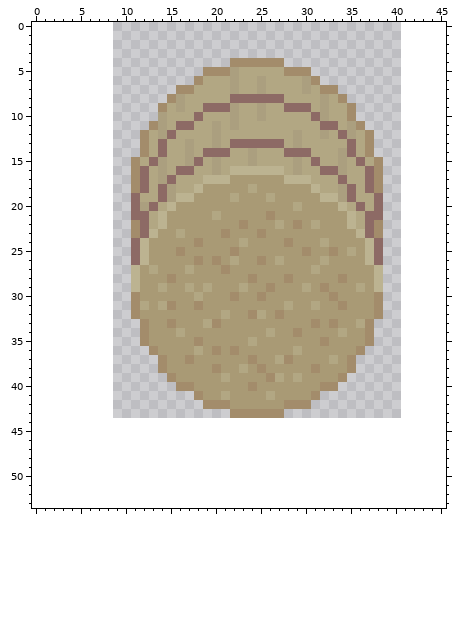
Pixel-art sprite -- assets/02_architecture/01_genericPieces/04_props/haybale.png. Above, as it was before the edit.
The file is 32x48 pixels. The old version is drawn lined up with the new one, on the new canvas.
New version:
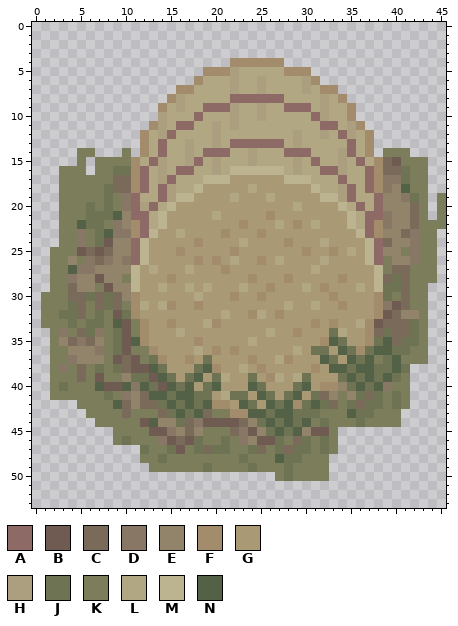
Palette (. is transparent): A #8d6a65  B #705b53  C #7a6a5a  D #887764  E #91846b  F #a38c6b  G #a99a75  H #ab9f7f  J #6e7354  K #7c7d5b  L #b2a783  M #bcb391  N #536247
The exact change:
canvas 32x48 -> 46x54, the old top-left corner now at 9,-4 (the part of the old canvas that was cut away was empty and is not shown)
@@ x 0..45 @@
 13 ............FLALLHLLHLAAAAAALHLLLLLALF........
-14 ............FLALLHLAAALLHLLLAAALLLHALF........
-15 ...........FLAHLLHALHLLLHLLLLHLALLHLALF.......
-16 ...........FALHLAALLHLMMMMMMLHLLAAHLLAF.......
-17 ...........FALHALLLMMMGGGGGGMMMLLLALLAF.......
-18 ...........FALAHLLMGGGGGLGGGGGGMLLHALAF.......
-19 ...........ALLAHMMGGGGLGGGLGGGGGMMHALLA.......
-20 ...........AHALMGGGGGGGGGGGGGLGGGGMLALA.......
-21 ...........AALMGGGGGLGGGGGFGGGGGGGGMLAA.......
-22 ...........FALMGGGGGGGGFGGGLGFGLGGGMLAF.......
-23 ...........FAMGGLGGGGFGGGFGGGGGGGGGGMAF.......
-24 ...........AMGGGGGFGGGGLGGGGFGGGLGGGGMA.......
-25 ...........AMGGGFGGGGGFGGGGGGGFGGFGLGMA.......
-26 ...........AMGGGGGFGFGLGGFGLGGGGLGGGGMA.......
-27 ...........MGLGGGLGGGFGGGGGGGGGLGGGGGGM.......
-28 ...........MGGGFGGGGGGGGFGGGFGGGGGFGGGM.......
-29 ...........MGGLGGLGLGGGLGGFGGGLGFGGGLGM.......
-30 ...........FGGGGGGLGGGFGGFGGGGGGGFGGGGF.......
-31 ...........FLGLFGGFGGGGGGGGGLGGLGGFGGGF.......
-32 ...........FGGGGGGGGGLGGFLGFGGGGGGGGGGF.......
-33 ............FGGFGGGLFGGGGGGGGGGFGFGGLF........
-34 ............FGGGLGGGGGGGGGLGGFGGGGLGGF........
-35 ............FGGGGGFGGGGGLGGGGGGGFGGGGF........
-36 .............FGGGGLGFGFGGGGGGLGGGGGGF.........
-37 ..............FGGFGGGGGGFGGLFGGGGLGF..........
-38 ..............FGGGGGFGGLGFGGGGGFGGGF..........
-39 ...............FGGGGGLGGGGFLGLGGGGF...........
-40 ................FFGGGGGGFGGGGGGGFF............
-41 ..................FGGLGGGGLGGGGF..............
-42 ...................FFFGGGGGGFFF...............
-43 ......................FFFFFF..................
-44 ..............................................
-45 ..............................................
-46 ..............................................
-47 ..............................................
-48 ..............................................
-49 ..............................................
-50 ..............................................
+14 .....KK...K.FLALLHLAAALLHLLLAAALLLHALF.KKK....
+15 .....K.KKKKFLAHLLHALHLLLHLLLLHLALLHLALFCBKKK..
+16 ...KKK.KKJJFALHLAALLHLMMMMMMLHLLAAHLLAFCCJKK..
+17 ...KKKKKKCCFALHALLLMMMGGGGGGMMMLLLALLAFDDJKK..
+18 ...KKKKKJCCFALAHLLMGGGGGLGGGGGGMLLHALAFDENKK..
+19 ...KKKKKJKDALLAHMMGGGGLGGGLGGGGGMMHALLAEEDJK.K
+20 ...KKKJKJKDAHALMGGGGGGGGGGGGGLGGGGMLALAEEECK.K
+21 ...KKKJJJNEAALMGGGGGLGGGGGFGGGGGGGGMLAADEECK.K
+22 ...KKNJJKDEFALMGGGGGGGGFGGGLGFGLGGGMLAFDEECKKK
+23 ...KKDKJNDDFAMGGLGGGGFGGGFGGGGGGGGGGMAFEECDKK.
+24 ...KKDKJBEEAMGGGGGFGGGGLGGGGFGGGLGGGGMACEEDKK.
+25 ..KKKBCBCEEAMGGGFGGGGGFGGGGGGGFGGFGLGMAEEKDKK.
+26 ..KKEKDCDEDAMGGGGGFGFGLGGFGLGGGGLGGGGMAKEEDKK.
+27 ..KKNDDEEEEMGLGGGLGGGFGGGGGGGGGLGGGGGGMKCCKKK.
+28 ..KKDEEBEEKMGGGFGGGGGGGGFGGGFGGGGGFGGGMCJCKKK.
+29 ..KKCEEKBEEMGGLGGLGLGGGLGGFGGGLGFGGGLGMJJCKK..
+30 .KKKCCJCJCEFGGGGGGLGGGFGGFGGGGGGGFGGGGFJKCKK..
+31 .KKKJCKCJCKFLGLFGGFGGGGGGGGGLGGLGGFGGGFDBCKK..
+32 .KKJJCKJKBJFGGGGGGGGGLGGFLGFGGGGGGGGGGFBCEEK..
+33 .KKKJKJJKNBKFGGFGGGLFGGGGGGGGGGFGFGGLFBCCCJK..
+34 ..KDKCJDKJBKFGGGLGGGGGGGGGLGGFGGGJLGGFCJCCJK..
+35 ..KECDCEKJBNFGGGGGFGGGGGLGGGGGGGFNJGGFJNCJJK..
+36 ..KKEEEDKJBKKFGGGGLGFGFGGGGGGLGJJGNJFJNNJJKK..
+37 ..KKDEEEKBCBKJFGGFGJGGGGFGGLFGGGNJGNJNKJNKKK..
+38 ..KDKCKJKJCBBNJGGGJNFGGLGFGGGGGFGNNJNNJJNJ....
+39 ..KKKCKBKKEJJBNJGJNGJLGGJGFLGLJGGGJNJNJNJK....
+40 ..KJKKKNBBNDNJBNJNGJNGGGNJGGGJNGFFEJNJNDKK....
+41 ..KKKKKKJKDECNNJNNJJGLJJGNJGJNGJCEKEJCJKJK....
+42 .....KKKKNCECCJNJNJNFFGNJGNJNFJNJCKJCJJKJK....
+43 ......KKKKCKKKCJNJNCKKFFNNJNNJJJKKKNJJKKK.....
+44 .......KKKKKBNEEJCDBBBBCEJNJNJNKJKKKJKKKK.....
+45 .........KKKKBBDECEKKKCDBEJNJNEBBK............
+46 .........KJKKKDBCBJKKJKDEBBJKCJKJK............
+47 ............JKKJBKJCJJKKJCKJCJJKJK............
+48 ............KKJKKKKKKKKJKKKNJJKKK.............
+49 .............KKKKKKJKKKKJKKKJKKKK.............
+50 ...........................KJKKKK.............
 51 ..............................................
Changed places in both pictures, as pixel boxes (x1, y1, x2, y2):
changed: (41, 148, 446, 481)
